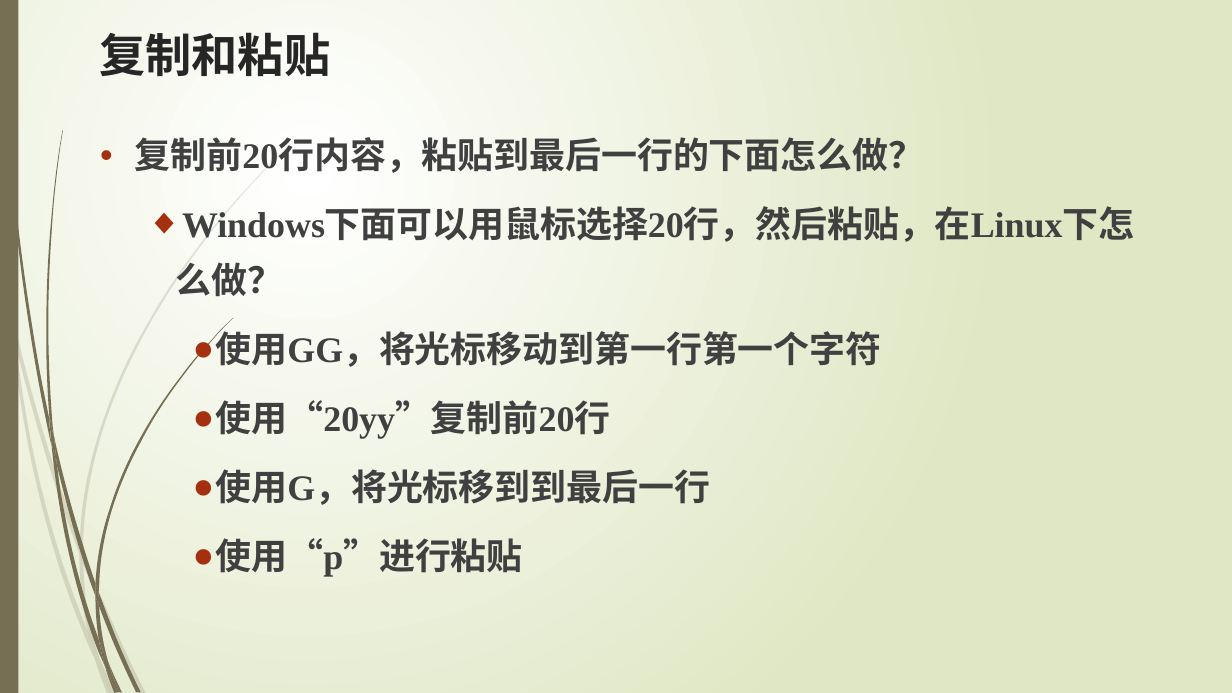
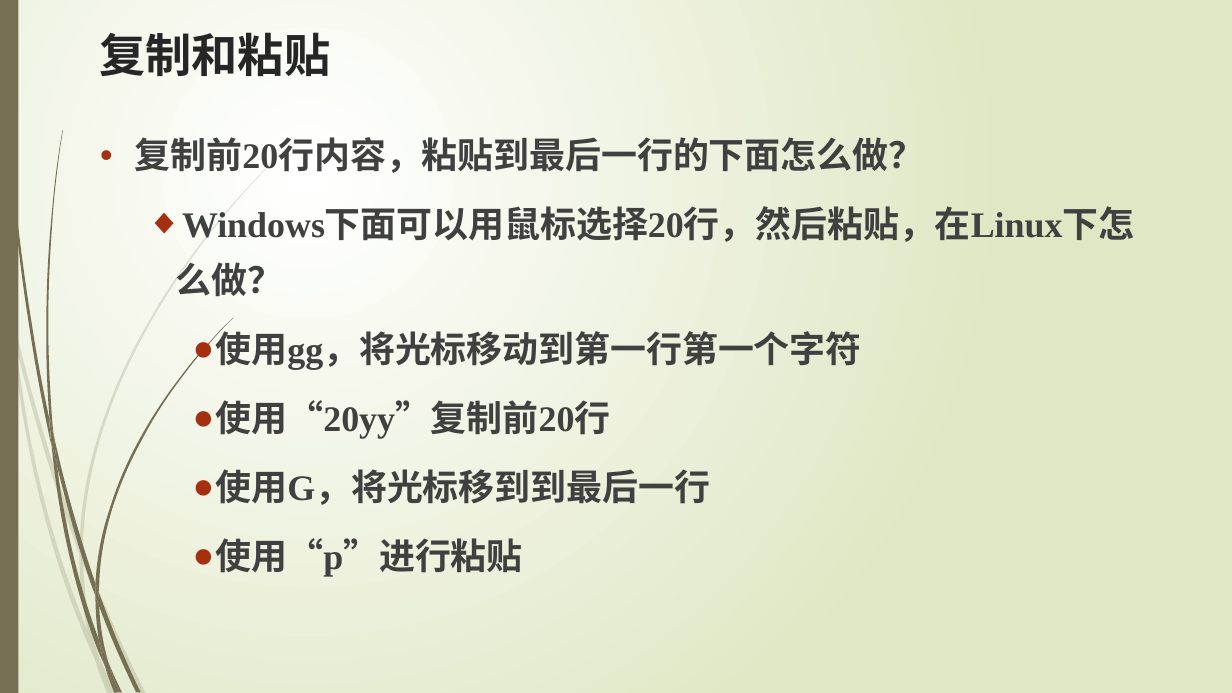
Before and after one commit to edu2act/course-testing-technique, a slide deck: slide 13 of PPT/4 vi编辑器的使用.pptx. Drawn at 1232x693 pixels with LibreOffice and Linux fonts; fonts in the diff are those of the drawing. Boxes give left, top, right and bottom in pixels: in the first picture for what was removed or moved away, otherwise in the second. Text is boxed around its words. In the diff, an @@ line names an element or a change of style, - is before the commit and + after.

```diff
--- a/PPT/4 vi编辑器的使用.pptx
+++ b/PPT/4 vi编辑器的使用.pptx
@@ text at box(216, 326, 862, 370): text changed @@
-    ● 使用GG，将光标移动到第一行第一个字符
+    ● 使用gg，将光标移动到第一行第一个字符
```
Also in this commit, not shown: 2 other slides changed.
